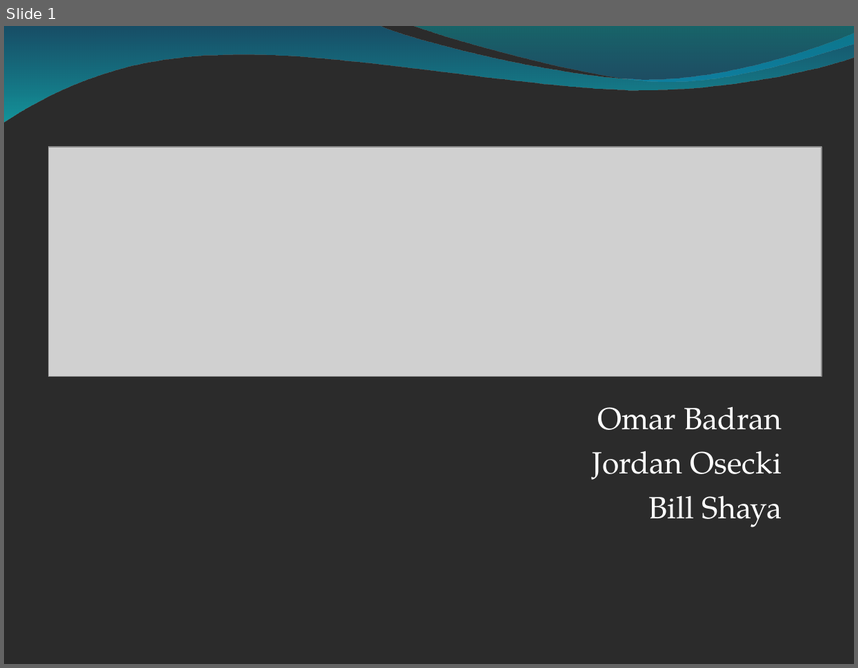
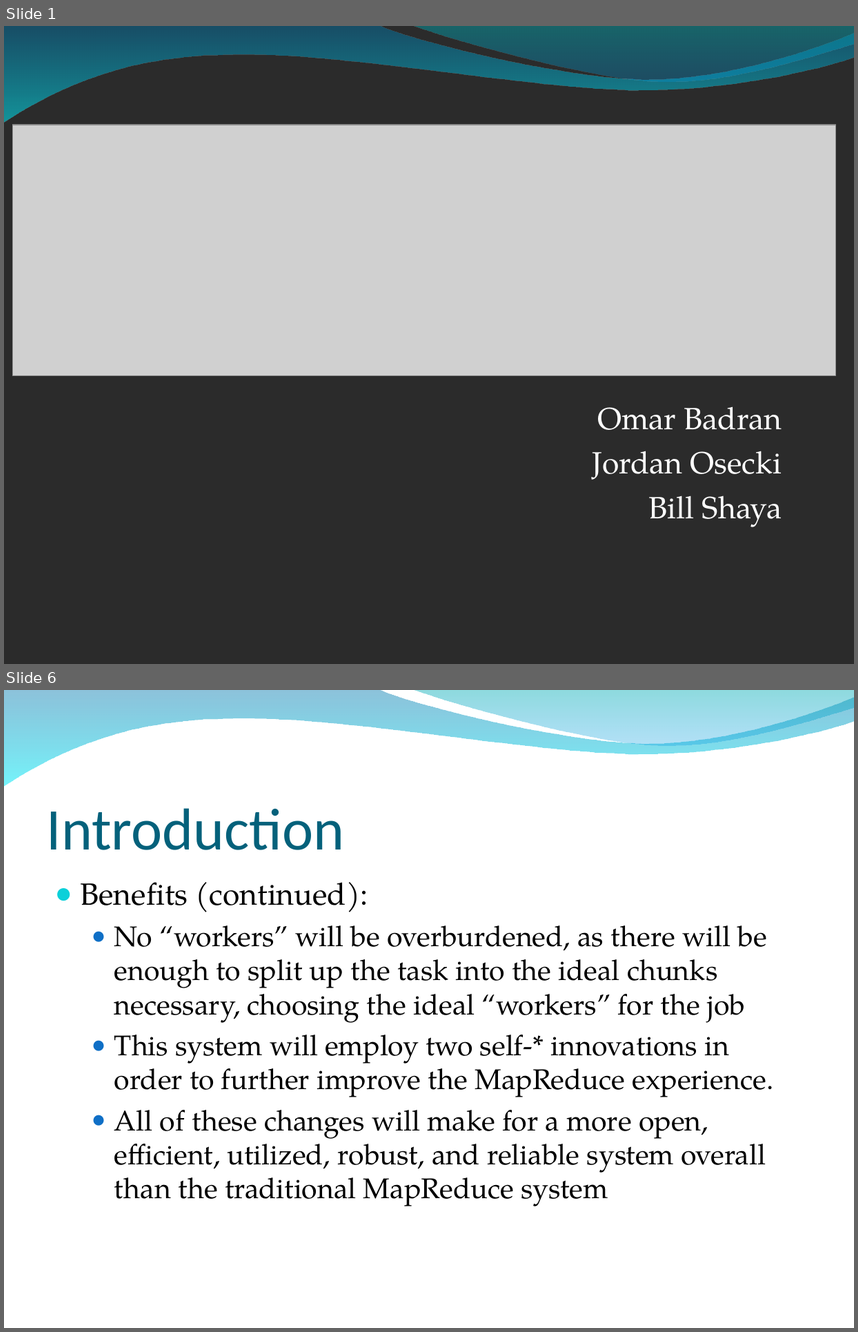
Before and after one commit to osecki/cs647, a slide deck: Documentation/Final Paper and Slides/MapReduce Final Presentation.ppt. Shown one above the other, each under a label of ours: slide 1 before the commit, slides 1 and 6 after it; the slides between them are not shown. The pictures are 858x668 and 858x1332 pixels, drawn with LibreOffice and Linux fonts; fonts in the diff are those of the drawing; grey boxes stand for pictures; background and template pictures are left out; a plain dark background stands for a picture behind light text. Boxes give left, top, right and bottom in pixels: in the first picture for what was removed or moved away, otherwise in the second. Text is boxed around its words. In the diff, an @@ line names an element or a change of style, - is before the commit and + after.

```diff
--- a/Documentation/Final Paper and Slides/MapReduce Final Presentation.ppt
+++ b/Documentation/Final Paper and Slides/MapReduce Final Presentation.ppt
@@ slide 6 added at box(4, 690, 854, 1328), background picture (left out); not listed: 2 template elements that a slide beside it also shows @@
@@ title added at box(47, 808, 344, 850), 50 pt, text #04617B @@
+Introduction
@@ text added at box(80, 882, 774, 1206), 24 pt, text #000000 @@
+● Benefits (continued):
+  ● No “workers” will be overburdened, as there will be enough to split up the task into the ideal chunks necessary, choosing the ideal “workers” for the job
+  ● This system will employ two self-* innovations in order to further improve the MapReduce experience.
+  ● All of these changes will make for a more open, efficient, utilized, robust, and reliable system overall than the traditional MapReduce system
@@ slide 1 changed as well @@
@@ picture: place and size @@
-picture at box(48, 147, 822, 377)
+picture at box(12, 125, 836, 375)
```
Also in this commit, not shown: 4 other slides changed, 34 other slides added, 4 slides removed, 3 other files.
